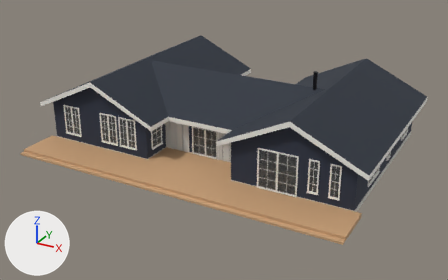
Renders of the glTF model i0k9g95har/teder224_c0_p1_m1.glb from each side of a commit.
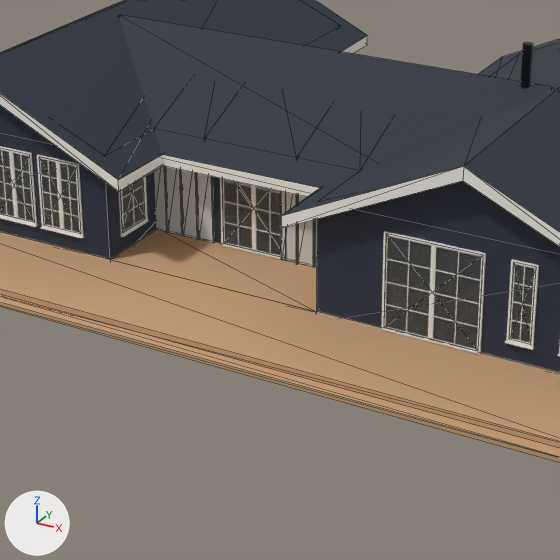
Old and new are each drawn whole from a 50 mm lens placed at (17.9, -24.2, 16.8), pointed at (0.3, 7.9, 0.7) and again close up on the part from 23% to 73% of the width and 19% to 100% of the height. Lighting does not change. The marker at lower left points along +X, +Y and +Z. The last two pictures show the newer version. The close-ups show mesh edges as thin lines. Vertices at exactly the same position are counted once.

Names of what the first close-up shows: 'deck', 'fascia', 'frame', 'glass', 'panel', 'roof', 'wall' and 2 more.
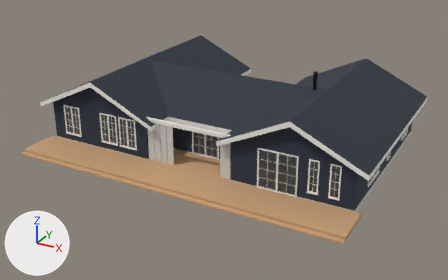
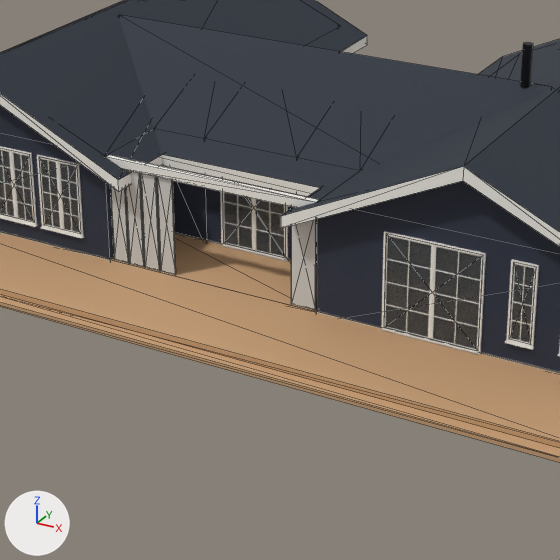
What differs and where, as boxes (x1, y1, x2, y2) in the close-ups (560 x 560 px):
```json
{"object": "panel", "change": "reshaped", "before": [154, 166, 317, 268], "after": [110, 171, 316, 310]}
{"part": 1, "of": "me_fascia", "change": "added", "after": [107, 155, 318, 208]}
{"part": 2, "of": "me_panel", "change": "added", "after": [157, 177, 176, 275]}
{"part": 3, "of": "me_panel", "change": "added", "after": [141, 174, 160, 271]}
{"part": 4, "of": "me_panel", "change": "added", "after": [126, 171, 145, 267]}
{"part": 5, "of": "me_panel", "change": "added", "after": [110, 185, 129, 263]}
{"part": 6, "of": "me_panel", "change": "added", "after": [291, 207, 316, 310]}
{"part": 7, "of": "me_panel", "change": "deleted", "before": [197, 173, 214, 243]}
{"part": 8, "of": "me_panel", "change": "deleted", "before": [315, 219, 317, 268], "on screen": "mostly hidden"}
{"part": 9, "of": "me_panel", "change": "deleted", "before": [181, 170, 199, 240]}
{"part": 10, "of": "me_panel", "change": "deleted", "before": [298, 195, 314, 267]}
{"part": 11, "of": "me_panel", "change": "deleted", "before": [165, 166, 183, 236]}
{"part": 12, "of": "me_panel", "change": "deleted", "before": [281, 191, 298, 263]}
{"part": 13, "of": "me_panel", "change": "deleted", "before": [154, 166, 168, 232]}
```

The change, as JSON lines over the scene's bpy script:
```json
{"block": "me_fascia", "where": "# used by ob_fascia; location = (0.0, 0.0, 0.0)"}
{"op": "remove", "block": "me_fascia", "code": "me_fascia.from_pydata(...)  # 36 vertices, 36 faces; spans x -11.0..11.0, y 3.5..16.7, z 2.4..4.8"}
{"op": "add", "block": "me_fascia", "code": "me_fascia.from_pydata(...)  # 44 vertices, 48 faces; spans x -11.0..11.0, y 3.5..16.7, z 2.4..4.8"}
{"block": "me_fascia", "change": "me_fascia part 1: a new loose piece, a box spanning x -2.9..2.92, y 3.92..4.08, z 2.79..3.03, in mat_fascia (white #f2f0ea)"}
{"block": "me_panel", "where": "# used by ob_panel; location = (0.0, 0.0, 0.0)"}
{"op": "remove", "block": "me_panel", "code": "me_panel.from_pydata(...)  # 64 vertices, 96 faces; spans x -3.03..2.64, y 5.99..6.05, z 0.27..2.7"}
{"op": "add", "block": "me_panel", "code": "me_panel.from_pydata(...)  # 40 vertices, 60 faces; spans x -2.83..2.85, y 3.98..4.02, z 0.27..2.79"}
{"block": "me_panel", "change": "me_panel part 2: a new loose piece, a box spanning x -1.445..-1.025, y 3.98..4.02, z 0.27..2.79, in mat_panel (light grey #cfcfcb)"}
{"block": "me_panel", "change": "me_panel part 3: a new loose piece, a box spanning x -1.905..-1.485, y 3.98..4.02, z 0.27..2.79, in mat_panel (light grey #cfcfcb)"}
{"block": "me_panel", "change": "me_panel part 4: a new loose piece, a box spanning x -2.365..-1.945, y 3.98..4.02, z 0.27..2.79, in mat_panel (light grey #cfcfcb)"}
{"block": "me_panel", "change": "me_panel part 5: a new loose piece, a box spanning x -2.825..-2.405, y 3.98..4.02, z 0.27..2.79, in mat_panel (light grey #cfcfcb)"}
{"block": "me_panel", "change": "me_panel part 6: a new loose piece, a box spanning x 2.205..2.845, y 3.98..4.02, z 0.27..2.79, in mat_panel (light grey #cfcfcb)"}
{"block": "me_panel", "change": "me_panel part 7: the loose piece of 8 vertices spanning x -1.62..-1.18, y 5.99..6.05, z 0.27..2.7 is deleted"}
{"block": "me_panel", "change": "me_panel part 8: the loose piece of 8 vertices spanning x 1.75..2.17, y 5.99..6.05, z 0.27..2.7 is deleted"}
{"block": "me_panel", "change": "me_panel part 9: the loose piece of 8 vertices spanning x -2.09..-1.65, y 5.99..6.05, z 0.27..2.7 is deleted"}
{"block": "me_panel", "change": "me_panel part 10: the loose piece of 8 vertices spanning x 1.27..1.71, y 5.99..6.05, z 0.27..2.7 is deleted"}
{"block": "me_panel", "change": "me_panel part 11: the loose piece of 8 vertices spanning x -2.56..-2.12, y 5.99..6.05, z 0.27..2.7 is deleted"}
{"block": "me_panel", "change": "me_panel part 12: the loose piece of 8 vertices spanning x 0.81..1.24, y 5.99..6.05, z 0.27..2.7 is deleted"}
{"block": "me_panel", "change": "me_panel part 13: the loose piece of 8 vertices spanning x -3.03..-2.6, y 5.99..6.05, z 0.27..2.7 is deleted"}
{"block": "me_panel", "change": "other edits to the shape of me_panel do not show in these pictures"}
```
